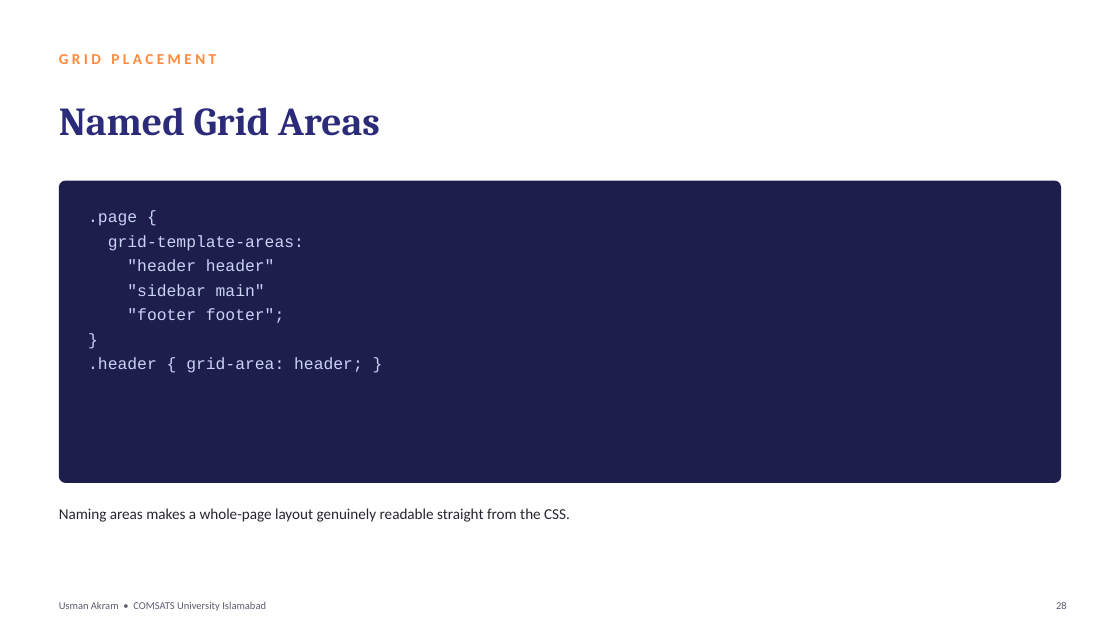
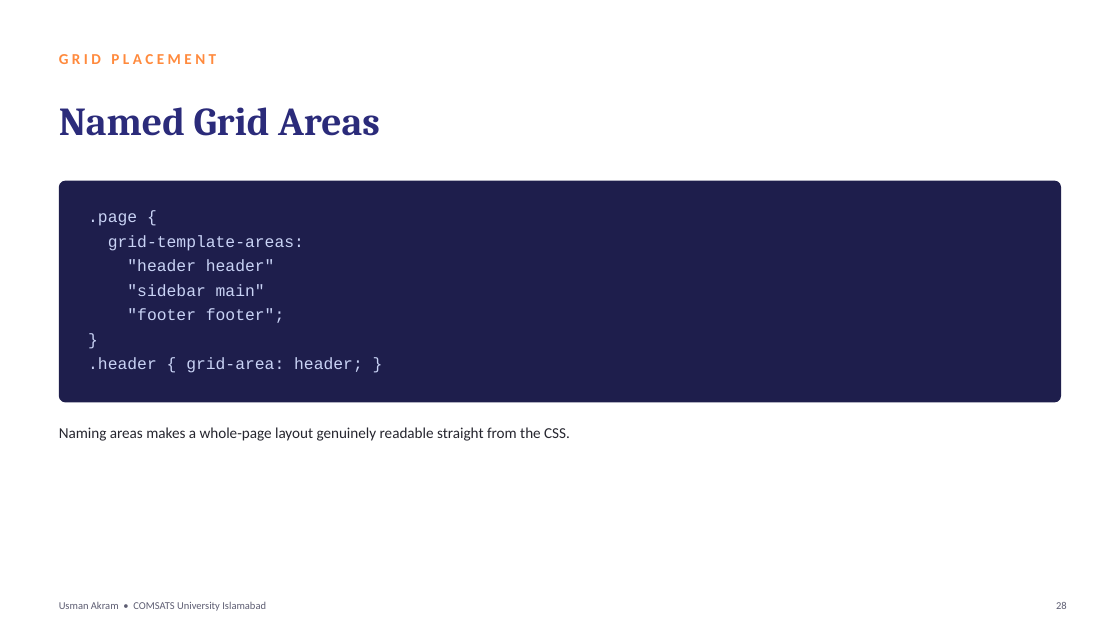
Before and after one commit to mua22/mern-web-book, a slide deck: slide 28 of slides/CSC336-Lecture-09-Flexbox-and-Grid-Layout.pptx. Drawn at 1120x630 pixels with LibreOffice and Linux fonts; fonts in the diff are those of the drawing. Boxes give left, top, right and bottom in pixels: in the first picture for what was removed or moved away, otherwise in the second. Text is boxed around its words. In the diff, an @@ line names an element or a change of style, - is before the commit and + after.

```diff
--- a/slides/CSC336-Lecture-09-Flexbox-and-Grid-Layout.pptx
+++ b/slides/CSC336-Lecture-09-Flexbox-and-Grid-Layout.pptx
@@ rounded rectangle resized from (x1=59, y1=181, x2=1061, y2=483) to (x1=59, y1=181, x2=1061, y2=402) @@
@@ rounded rectangle at (x1=59, y1=181, x2=1061, y2=402): proportions changed @@
@@ text "Naming areas makes a whole-page ..." moved from (x1=59, y1=508, x2=570, y2=522) to (x1=59, y1=427, x2=570, y2=441) @@
```
Also in this commit, not shown: 14 other slides changed, 2 other files.
